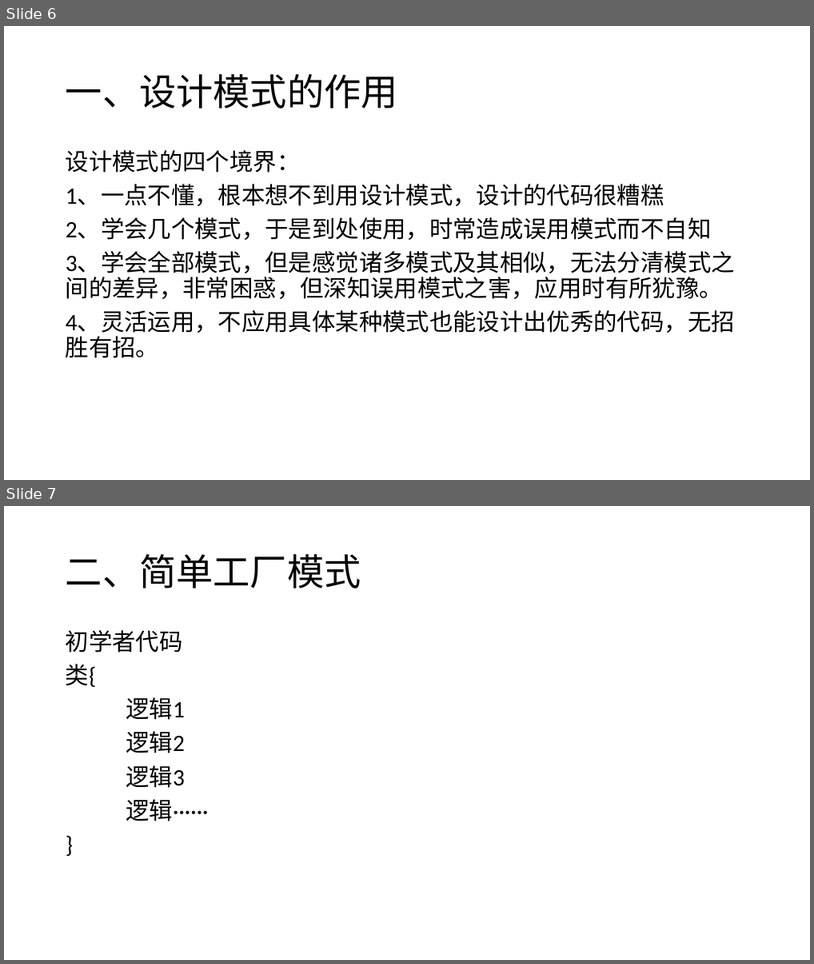
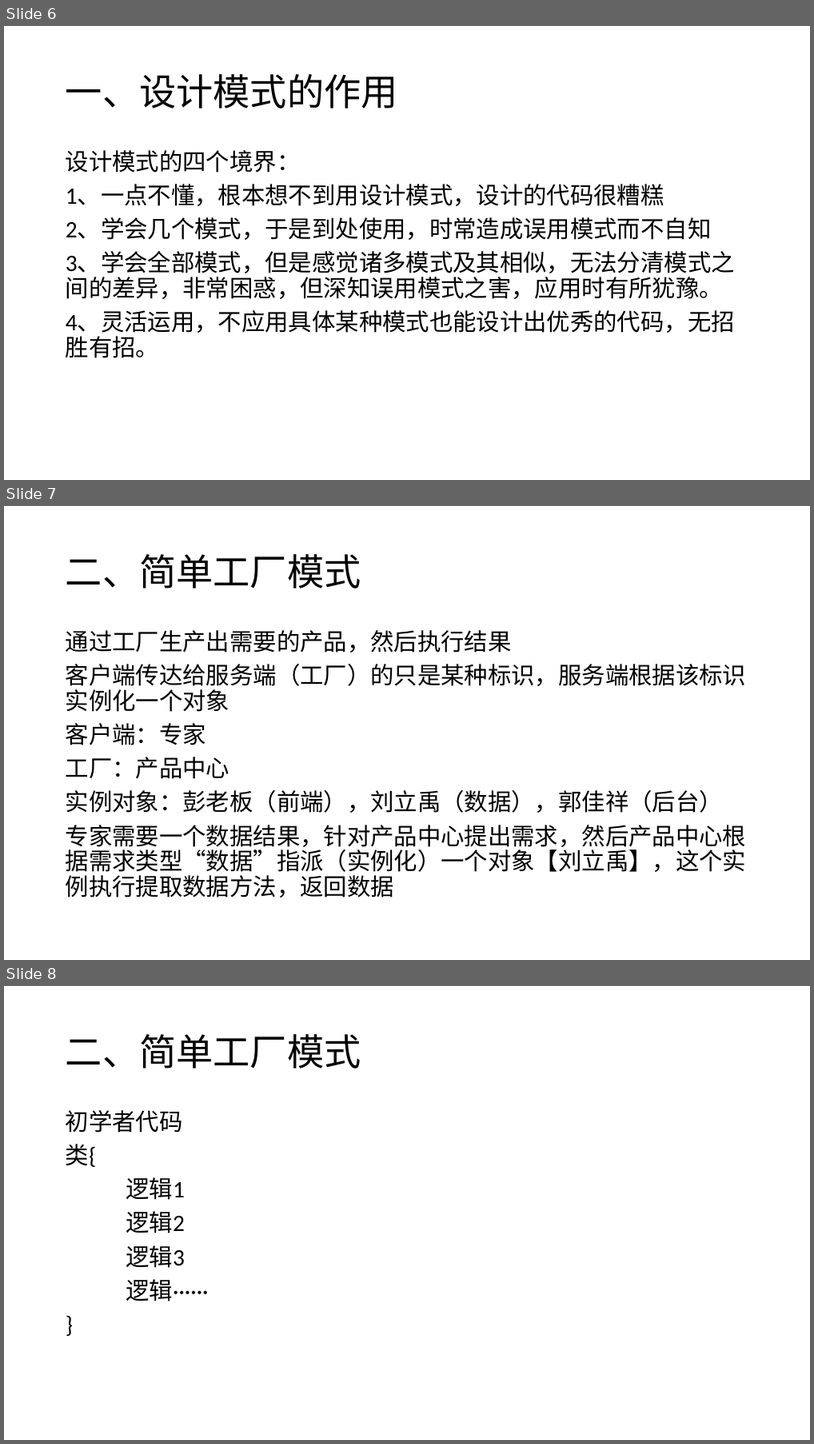
Before and after one commit to tdxhhw66/JavaCodeAcc, a slide deck: 设计模式.pptx. Shown one above the other, each under a label of ours: slides 6 and 7 before the commit, slides 6, 7 and 8 after it. The pictures are 814x964 and 814x1444 pixels, drawn with LibreOffice and Linux fonts; fonts in the diff are those of the drawing. Boxes give left, top, right and bottom in pixels: in the first picture for what was removed or moved away, otherwise in the second. Text is boxed around its words. In the diff, an @@ line names an element or a change of style, - is before the commit and + after.

```diff
--- a/设计模式.pptx
+++ b/设计模式.pptx
@@ slide 7 added at box(4, 506, 810, 960), background #C7EDCC @@
@@ title added at box(66, 554, 362, 588), 44 pt, text #000000 @@
+二、简单工厂模式
@@ text added at box(66, 630, 746, 897), 28 pt, text #000000 @@
+通过工厂生产出需要的产品，然后执行结果
+客户端传达给服务端（工厂）的只是某种标识，服务端根据该标识实例化一个对象
+客户端：专家
+工厂：产品中心
+实例对象：彭老板（前端），刘立禹（数据），郭佳祥（后台）
+专家需要一个数据结果，针对产品中心提出需求，然后产品中心根据需求类型“数据”指派（实例化）一个对象【刘立禹】，这个实例执行提取数据方法，返回数据
@@ what was slide 7 is now slide 8 @@
```
Also in this commit, not shown: 3 other slides added, 1 slide removed, 12 other files.
